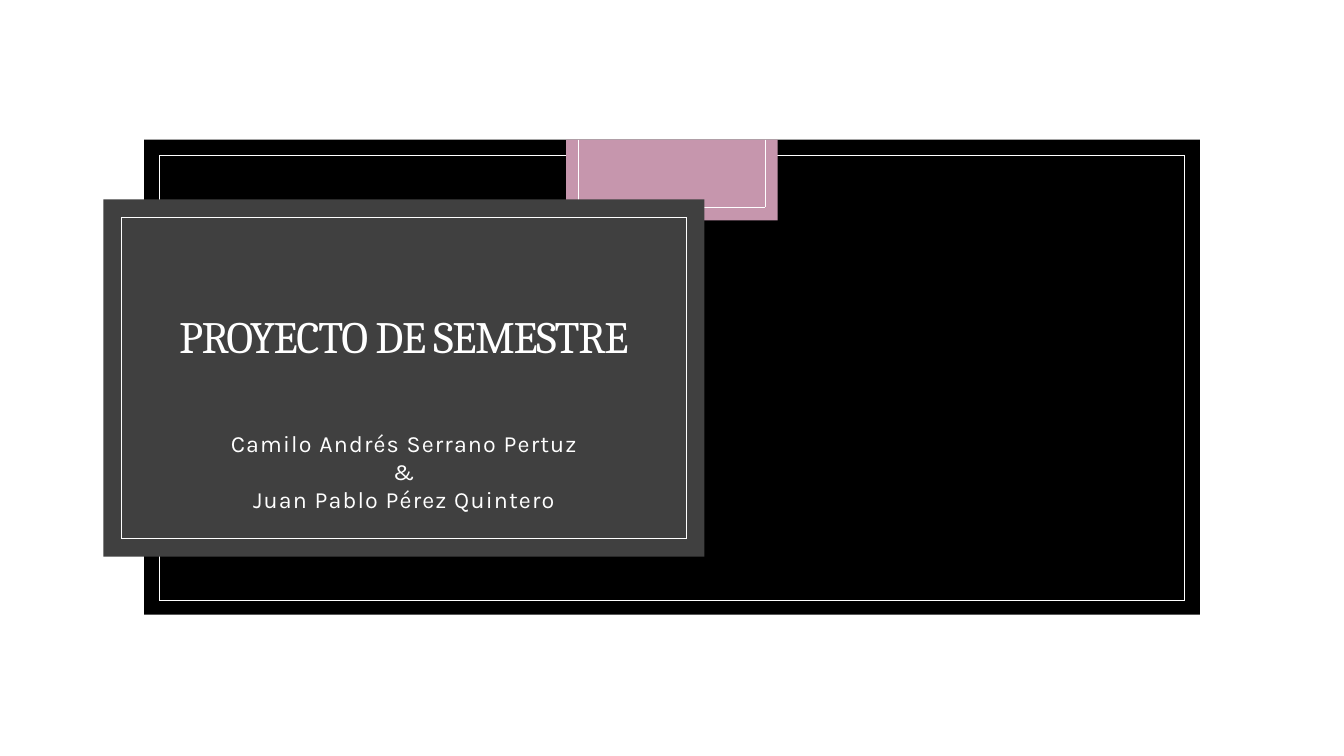
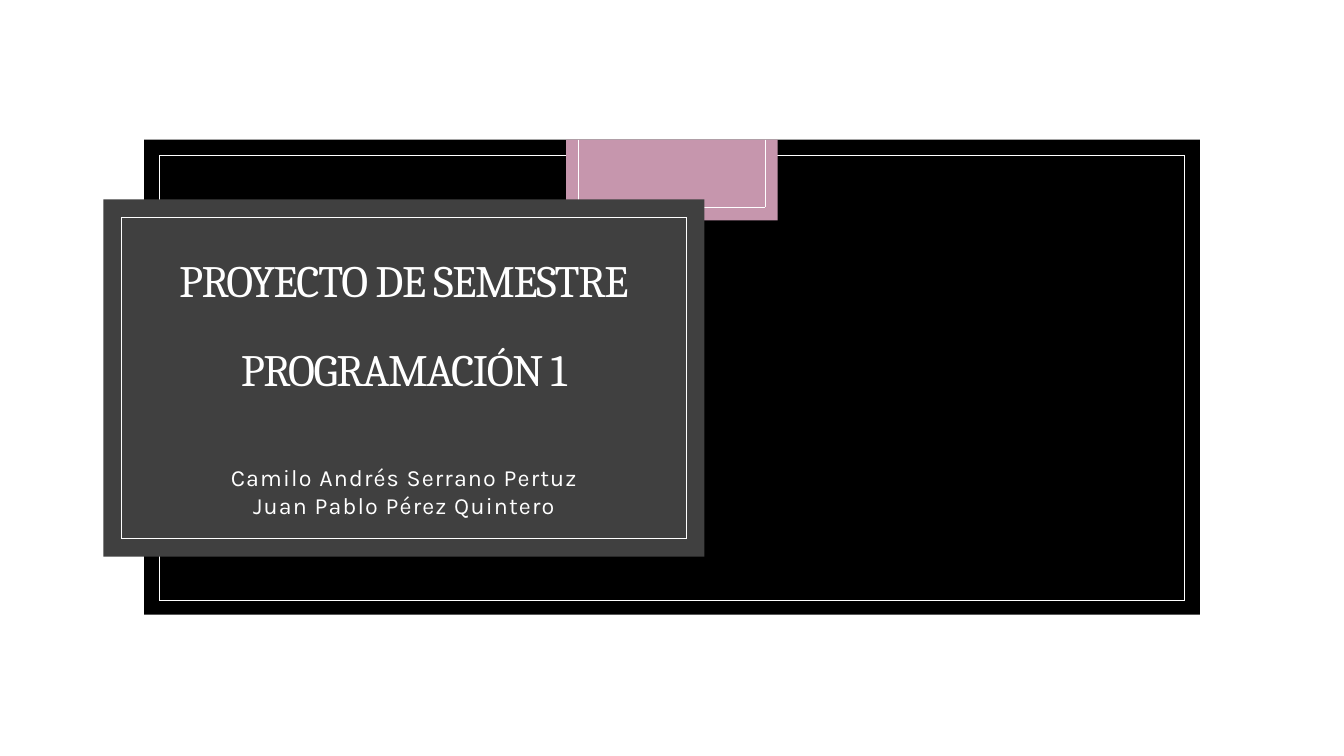
Before and after one commit to SIRVALICIO/TrabajoDeProgramacion, a slide deck: slide 1 of ptimera wpf/Proyecto de semestre.pptx. Drawn at 1344x756 pixels with LibreOffice and Linux fonts; fonts in the diff are those of the drawing; background and template pictures are left out. Boxes give left, top, right and bottom in pixels: in the first picture for what was removed or moved away, otherwise in the second. Text is boxed around its words. In the diff, an @@ line names an element or a change of style, - is before the commit and + after.

```diff
--- a/ptimera wpf/Proyecto de semestre.pptx
+++ b/ptimera wpf/Proyecto de semestre.pptx
@@ title at [179,266,628,387]: text changed @@
-PROYECTO DE SEMESTRE
+PROYECTO DE SEMESTRE
+PROGRAMACIÓN 1
@@ subtitle at [231,468,577,518]: paragraph removed @@
-&
@@ subtitle "Camilo Andrés Serrano Pertuz": place and size @@
-subtitle "Camilo Andrés Serrano Pertuz" at [231,434,577,512]
+subtitle "Camilo Andrés Serrano Pertuz" at [231,468,577,518]
```
Also in this commit, not shown: 5 other slides changed, 3 slides added, 3 slides removed.
